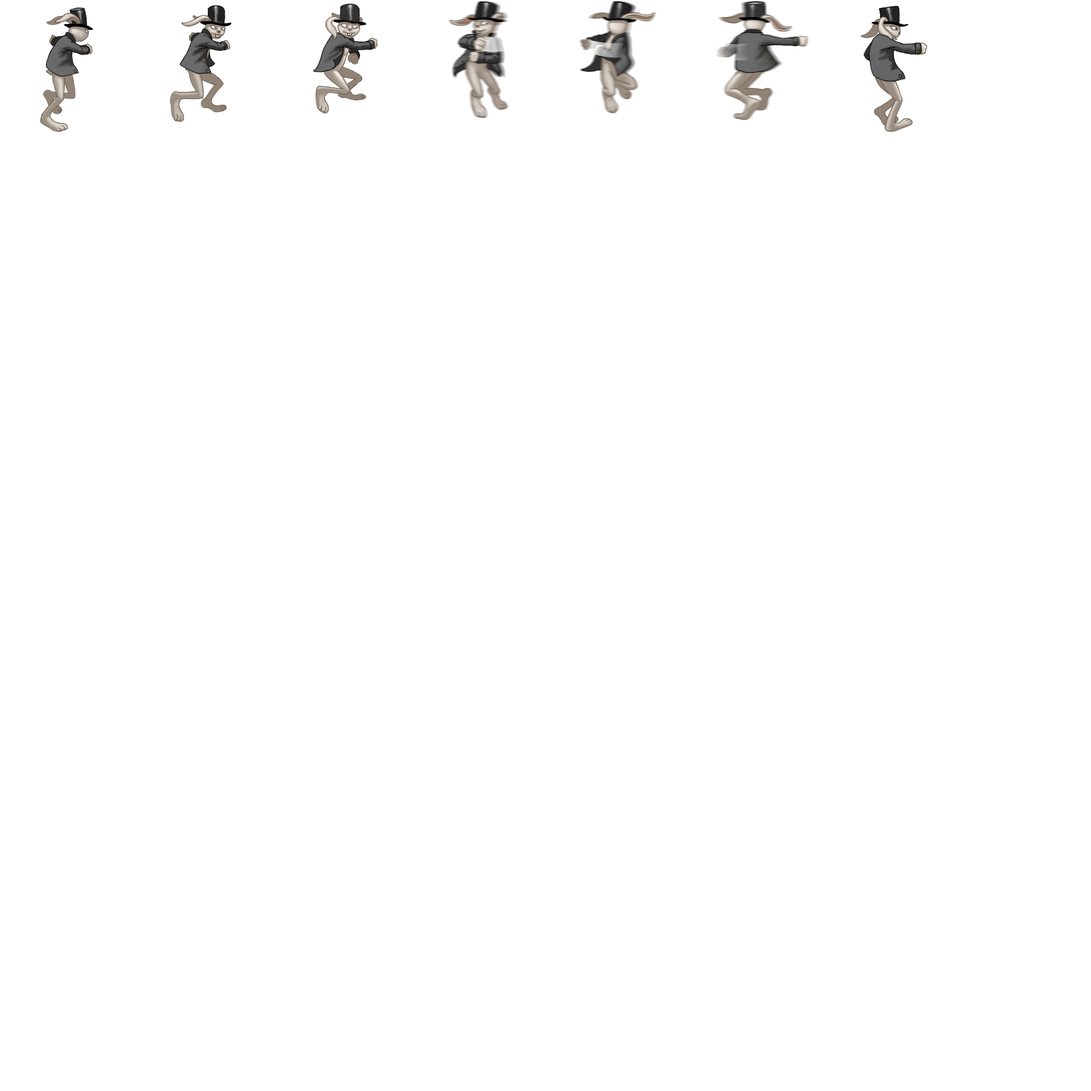
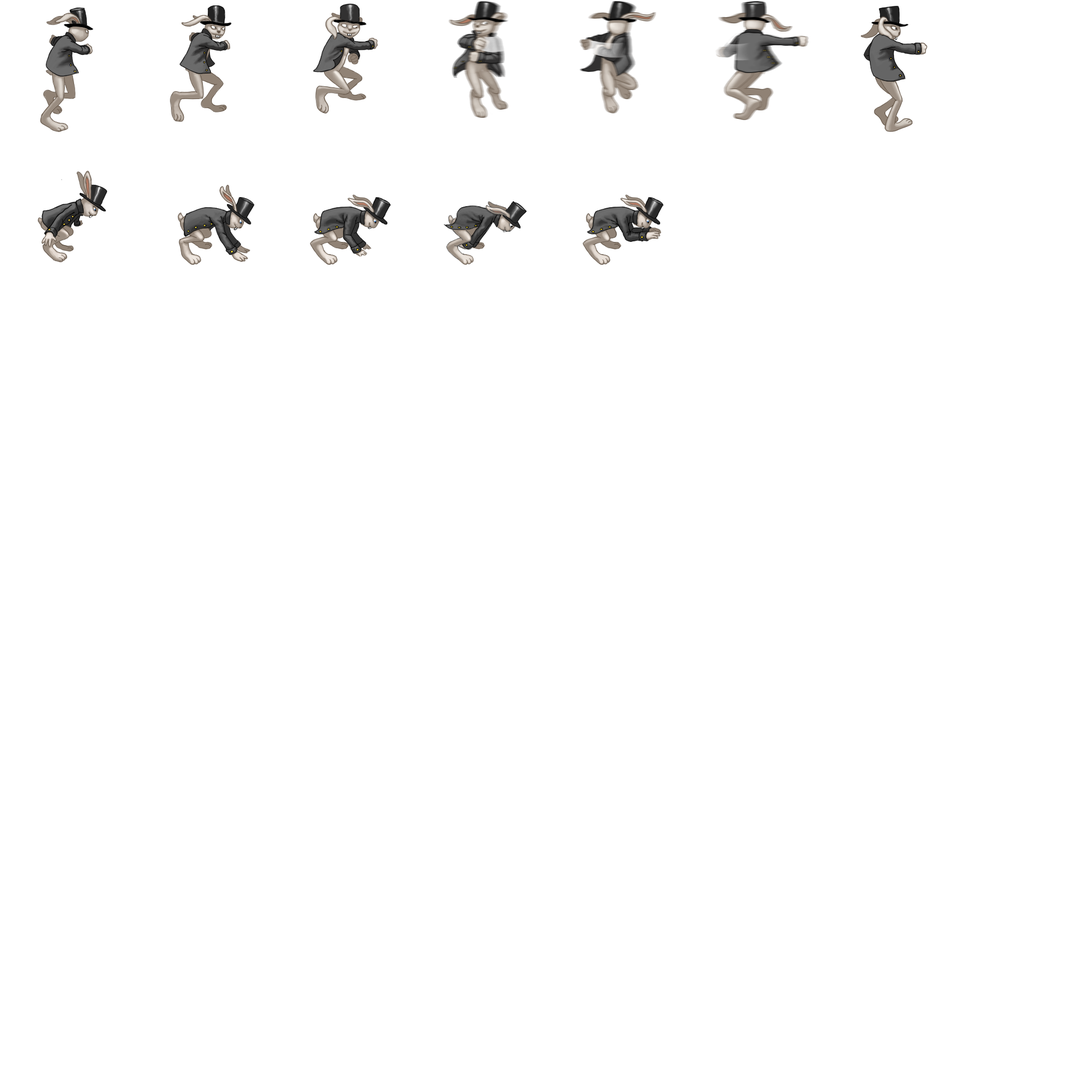
Before/after of a (1091, 1091) layered artwork. What changed in the layer stack:
added layer "Layer 4" above "Layer 3" over [583, 194, 665, 266]
added layer "Layer 3" above "Layer 11 copy" over [443, 201, 528, 265]
added layer "Layer 11 copy" above "Layer 2" over [310, 194, 392, 266]
added layer "Layer 2" above "Layer 1" over [177, 184, 255, 266]
added layer "Layer 1" above "spinning back fist" over [37, 170, 108, 263]
